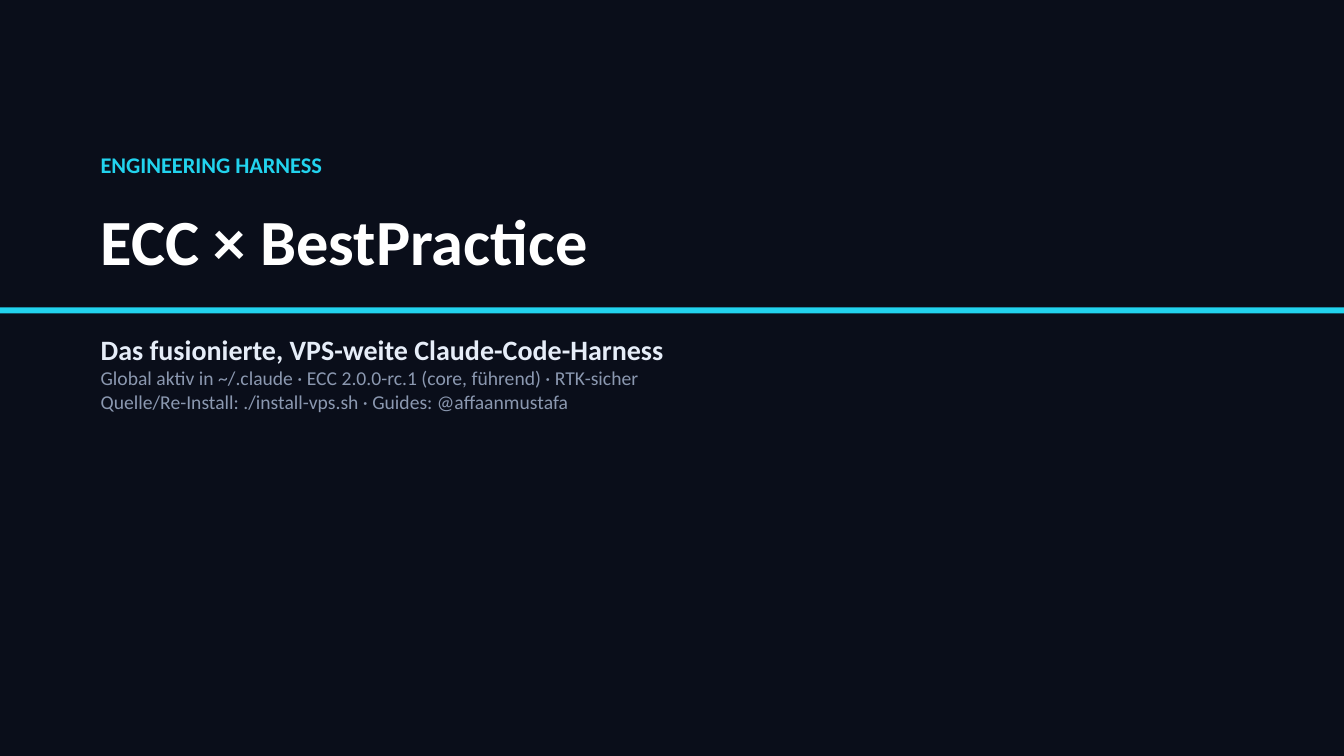
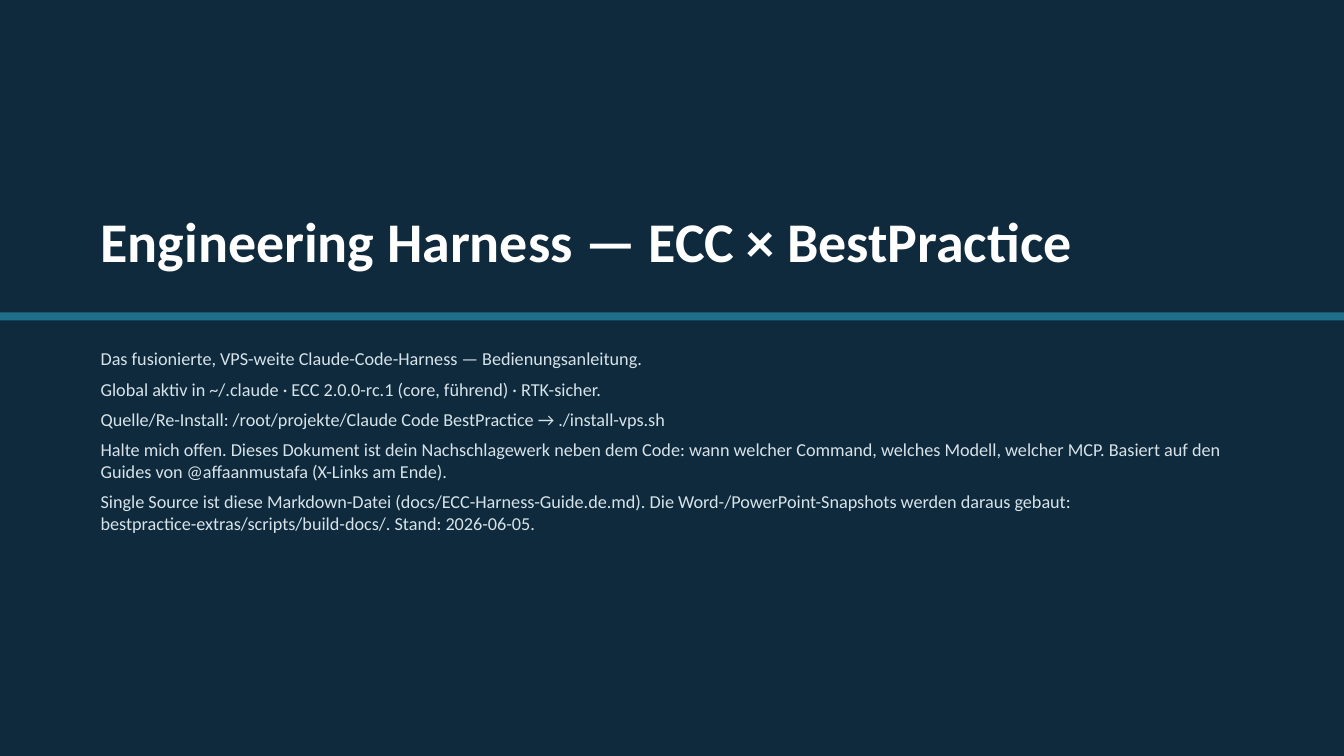
Before and after one commit to Paulee8155/Claude-Code-BestPractice, a slide deck: slide 1 of docs/ECC-Harness-Guide.de.pptx. Drawn at 1344x756 pixels with LibreOffice and Linux fonts; fonts in the diff are those of the drawing. Boxes give left, top, right and bottom in pixels: in the first picture for what was removed or moved away, otherwise in the second. Text is boxed around its words. In the diff, an @@ line names an element or a change of style, - is before the commit and + after.

```diff
--- a/docs/ECC-Harness-Guide.de.pptx
+++ b/docs/ECC-Harness-Guide.de.pptx
@@ background #0A0E1A to #FFFFFF @@
@@ rectangle: place and size @@
-rectangle at (0, 308, 1344, 314)
+rectangle at (0, 0, 1344, 756)
@@ rectangle at (0, 0, 1344, 756): fill #22D3EE to #0F2A3C @@
@@ text removed at (101, 158, 322, 173) @@
-ENGINEERING HARNESS
@@ text at (101, 222, 1071, 272): text changed; size 46 to 40 pt @@
-ECC × BestPractice
+Engineering Harness — ECC × BestPractice
@@ rectangle added at (0, 313, 1344, 321), fill #1F6F8B @@
@@ text at (101, 352, 1220, 533): text changed; size 14 to 13 pt; text colour #8B98B0 to #D7E3EA @@
-Das fusionierte, VPS-weite Claude-Code-Harness
-Global aktiv in ~/.claude · ECC 2.0.0-rc.1 (core, führend) · RTK-sicher
-Quelle/Re-Install: ./install-vps.sh · Guides: @affaanmustafa
+Das fusionierte, VPS-weite Claude-Code-Harness — Bedienungsanleitung.
+Global aktiv in ~/.claude · ECC 2.0.0-rc.1 (core, führend) · RTK-sicher.
+Quelle/Re-Install: /root/projekte/Claude Code BestPractice → ./install-vps.sh
+Halte mich offen. Dieses Dokument ist dein Nachschlagewerk neben dem Code: wann welcher Command, welches Modell, welcher MCP. Basiert auf den Guides von @affaanmustafa (X-Links am Ende).
+Single Source ist diese Markdown-Datei (docs/ECC-Harness-Guide.de.md). Die Word-/PowerPoint-Snapshots werden daraus gebaut: bestpractice-extras/scripts/build-docs/. Stand: 2026-06-05.
```
Also in this commit, not shown: 13 other slides changed, 15 slides added, 7 slides removed, 10 other files.
